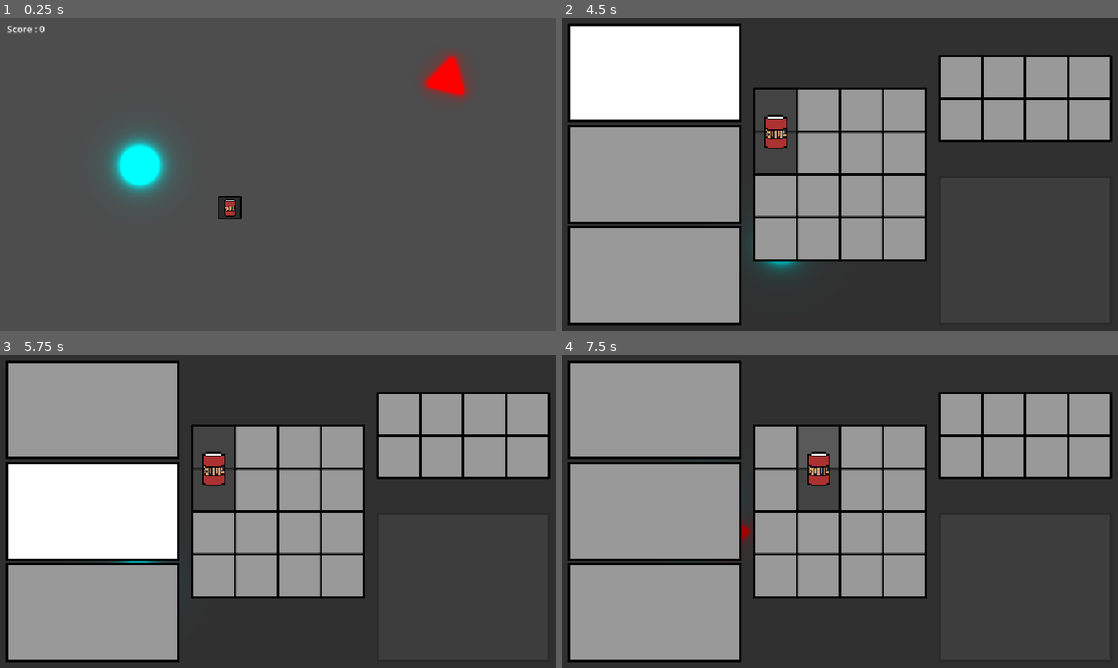
Above: before the commit, frames 1-4 (two rows, left to right).
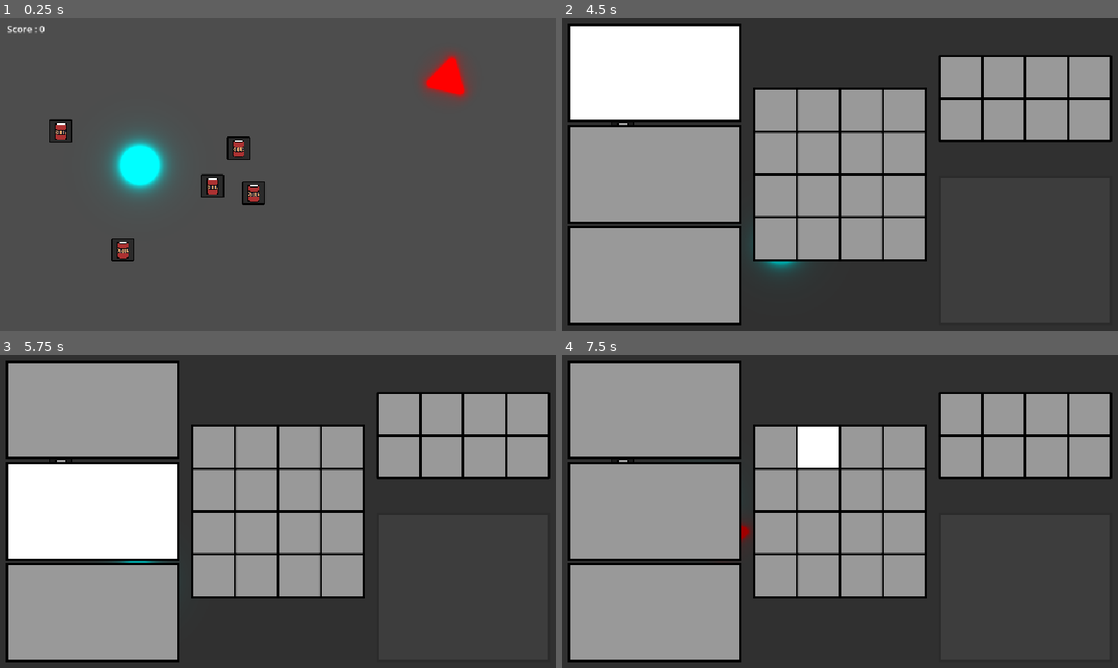
Above: after the commit, the same moments.

Repository: loco-choco/quantux-ui-experiment
Game: Godot game, scene res://main.tscn
Two runs of this game, one before a commit and one after it. Both use one fixed random seed, a clock stepped at 60 frames per second and the inputs below. The engine's default icon, where the game draws it, is replaced by a stand-in: a white triangle on a blue panel in a dark square.
Inputs (mouse positions are in pixels of both pictures, inside the frame that each line leads up to):
- Up to frame 1 (0.25 s): no input
- Up to frame 2 (4.5 s): move the mouse to (812, 237) at 0.52 s; tap E (pickup_item) at 0.6, 4.35 s; click (812, 237) at 0.67 s; move the mouse to (1006, 221) at 1.27 s; tap Left (player_move_x_neg) at 1.35 s; click (1006, 221) at 1.42 s; move the mouse to (673, 127) at 2.02 s; hold Right (player_move_x_pos) 2.03-2.78 s; click (673, 127) at 2.17 s; move the mouse to (867, 174) at 2.77 s; tap Up (player_move_y_neg) at 2.85 s; click (867, 174) at 2.92 s; move the mouse to (756, 96) at 3.52 s; hold Down (player_move_y_pos) 3.53-4.28 s; click (756, 96) at 3.67 s; tap Space (hud_toggle_inventory) at 4.15 s; move the mouse to (656, 74) at 4.27 s; click (656, 74) at 4.42 s
- Up to frame 3 (5.75 s): right-click (94, 411) at 4.9 s; tap Enter at 5 s; move the mouse to (94, 511) at 5.02 s; hold Left (player_move_x_neg) from 5.03 s (still down); click (94, 511) at 5.17 s; click (94, 511) at 5.65 s
- Up to frame 4 (7.5 s): move the mouse to (656, 611) at 5.77 s; release Left (player_move_x_neg) at 5.78 s; tap Right (player_move_x_pos) at 5.85 s; click (656, 611) at 5.92 s; move the mouse to (773, 445) at 6.52 s; hold Up (player_move_y_neg) 6.53-7.28 s; click (773, 445) at 6.67 s; move the mouse to (817, 445) at 7.27 s; tap Down (player_move_y_pos) at 7.35 s; click (817, 445) at 7.42 s

The runs differ from the first frame. In frame 1, 1.9% of the frame differs, in the area x 8-48%, y 32-78%; in frame 2, 2.0%, in the area x 8-43%, y 22-50%; in frame 3, 2.0%; in frame 4, 2.0%.

Commit message:
improved swapping items

Diff:
--- a/inventories/grid/inventory_slot.gd
+++ b/inventories/grid/inventory_slot.gd
@@ -51,7 +51,7 @@
 			clear_item()
 		elif held_item != null:
 			var intersecting_items: Dictionary[InventoryItem, InventorySlot] \
-				= find_intersecting_items(held_item.dimensions)
+				= find_intersecting_items(held_item.dimensions, held_item.picked_pos)
 			if intersecting_items.size() == 0: # No items in region, we can place
 				if set_item(held_item, held_item.picked_pos):
 					held_item.get_placed(item_rect(held_item))
@@ -64,6 +64,7 @@
 				if set_item(held_item, held_item.picked_pos): #Swap!
 					held_item.get_placed(item_rect(held_item))
 					interc_item.get_picked_up(interc_item_slot_pos)
+					interc_item_slot.grab_focus()
 				else: #Return old item
 					interc_item_slot.set_item(interc_item, interc_item_slot_pos)
 		## TODO Add feedback that the new item couldnt fit the slot
@@ -157,10 +158,10 @@
 	if left_neighbor != null:
 		left_neighbor._clear_item_recursive(item)
 
-func find_intersecting_items(dimension: Vector2i, pos: Vector2i = Vector2()) -> Dictionary[InventoryItem, InventorySlot]:
+func find_intersecting_items(dimension: Vector2i, pos: Vector2i = Vector2i.ZERO) -> Dictionary[InventoryItem, InventorySlot]:
 	assert(dimension.x > 0 and dimension.y > 0, "Dimension is not positive!")
 	assert(pos.x >= 0 and pos.x < dimension.x \
-	   and pos.y >= 0 and pos.x < dimension.y, "Slot position outside item dimension!")
+	   and pos.y >= 0 and pos.y < dimension.y, "Slot position outside item dimension!")
 	var slots_in_region : Array[InventorySlot] = []
 	#print("Intr Dim: ", dimension)
 	#print("Intr Pos: ", pos)
--- a/main.tscn
+++ b/main.tscn
@@ -34,7 +34,23 @@
 item_scene = ExtResource("2_0xm2m")
 
 [node name="Item" parent="." instance=ExtResource("2_0xm2m")]
-position = Vector2(397, 327)
+position = Vector2(367, 290)
+item_data = ExtResource("6_5vw27")
+
+[node name="Item2" parent="." instance=ExtResource("2_0xm2m")]
+position = Vector2(412, 225)
+item_data = ExtResource("6_5vw27")
+
+[node name="Item3" parent="." instance=ExtResource("2_0xm2m")]
+position = Vector2(212, 400)
+item_data = ExtResource("6_5vw27")
+
+[node name="Item4" parent="." instance=ExtResource("2_0xm2m")]
+position = Vector2(438, 302)
+item_data = ExtResource("6_5vw27")
+
+[node name="Item5" parent="." instance=ExtResource("2_0xm2m")]
+position = Vector2(105, 195)
 item_data = ExtResource("6_5vw27")
 
 [node name="Enemy1" parent="." instance=ExtResource("6_7mycd")]
